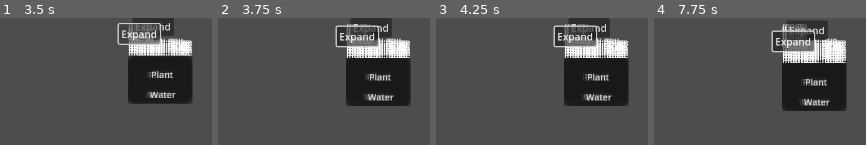
Above: before the commit, frames 1-4 (left to right).
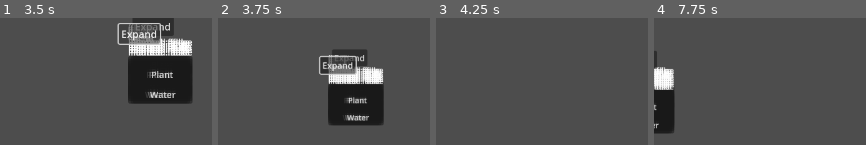
Above: after the commit, the same moments.

Repository: AtkinTC/Godot-Garden
Game: Godot game, scene res://Scenes/main.tscn
Two runs of this game, one before a commit and one after it. Both use one fixed random seed, a clock stepped at 60 frames per second and the inputs below.
Inputs (mouse positions are in pixels of both pictures, inside the frame that each line leads up to):
- Up to frame 1 (3.5 s): click "Plant" at 0.5 s; click "Water" at 1.25 s; click "Expand" at 2 s; click "Expand" at 2.75 s
- Up to frame 2 (3.75 s): tap Enter at 3.5 s; move the mouse to (outside the picture) at 3.52 s; hold Right (ui_right) from 3.53 s (still down); tap Mouse wheel up (zoom_in, bound only after the commit) at 3.6 s
- Up to frame 3 (4.25 s): keep holding Right (ui_right); tap Mouse wheel down (zoom_out, bound only after the commit) at 3.8 s
- Up to frame 4 (7.75 s): move the mouse to (outside the picture) at 4.27 s; release Right (ui_right) at 4.28 s; hold Down (ui_down) 4.28-5.03 s; tap Mouse wheel down (zoom_out, bound only after the commit) at 4.35, 5.3, 5.85, 6.8, 7.35 s; tap Mouse wheel up (zoom_in, bound only after the commit) at 4.55, 5.1, 6.05, 6.6, 7.55 s; tap Space at 5, 6.5 s; move the mouse to (outside the picture) at 5.02 s; hold Right (ui_right) 5.03-5.78 s; tap Enter at 5.75, 7.25 s; move the mouse to (outside the picture) at 5.77 s; hold Up (ui_up) 5.78-6.53 s; move the mouse to (outside the picture) at 6.52 s; hold Left (ui_left) from 6.53 s (still down); move the mouse to (outside the picture) at 7.27 s

Frame 1 is identical in both runs. In frame 2, 24% of the frame differs, in the area x 47-92%, y 0-85%; in frame 3, 19%; in frame 4, 24%, in the area x 0-92%, y 2-92%.

Commit message:
added camera movement and zoom

Diff:
--- a/Scenes/main.tscn
+++ b/Scenes/main.tscn
@@ -1,8 +1,9 @@
-[gd_scene load_steps=4 format=3 uid="uid://53bpycblil5h"]
+[gd_scene load_steps=5 format=3 uid="uid://53bpycblil5h"]
 
 [ext_resource type="Script" path="res://Scenes/main.gd" id="1_83mxw"]
 [ext_resource type="Script" path="res://Scenes/Garden/GardenGrid.gd" id="2_754aq"]
 [ext_resource type="PackedScene" uid="uid://cuexouewhieoc" path="res://Scenes/Garden/GardenPlotNode.tscn" id="2_klh75"]
+[ext_resource type="Script" path="res://Scripts/Camera.gd" id="4_sbgaj"]
 
 [node name="Main" type="Node2D"]
 script = ExtResource( "1_83mxw" )
@@ -99,6 +100,9 @@
 [node name="Camera" type="Camera2D" parent="."]
 position = Vector2(640, 360)
 current = true
+script = ExtResource( "4_sbgaj" )
+min_zoom = 0.25
+max_zoom = 1.0
 
 [connection signal="item_selected" from="UI/H/LPanel/SeedsList" to="." method="_on_seeds_list_item_selected"]
 [connection signal="pressed" from="GardenNode/GardenGrid/UIGrid/Right/ExpandRightButton" to="GardenNode/GardenGrid" method="_on_expand_right_button_pressed"]
--- /dev/null
+++ b/Scripts/Camera.gd
@@ -0,0 +1,65 @@
+extends Camera2D
+
+@export var left_action : String = "ui_left"
+@export var right_action : String = "ui_right"
+@export var up_action :String = "ui_up"
+@export var down_action : String= "ui_down"
+@export var zoom_in_action :String = "zoom_in"
+@export var zoom_out_action : String= "zoom_out"
+
+@export var max_speed := 500.0
+@export_range(0.0, 1.0) var acceleration := 1.0
+@export_range(0.0, 1.0) var deceleration := 0.1
+
+var move_direction := Vector2.ZERO
+var move_speed = Vector2.ZERO
+
+@export_range(0.0, 10.0) var min_zoom : float = 0.5
+@export_range(0.0, 10.0) var max_zoom : float = 2.0
+@export_range(0.0, 10.0) var zoom_level : float = 1.0
+
+@export_range(0.0, 10.0) var max_zoom_speed := 0.025
+@export_range(0.0, 1.0) var zoom_acceleration := 0.25
+@export_range(0.0, 1.0) var zoom_deceleration := 0.1
+
+var zoom_direction := 0.0
+var zoom_speed := 0.0
+
+# Called when the node enters the scene tree for the first time.
+func _ready():
+	pass # Replace with function body.
+
+func _process(_delta):
+	var adj_max_speed = max_speed / zoom_level
+
+	##Camera Movement
+	var offset = adj_max_speed * acceleration * move_direction
+
+	move_speed.x = clamp(move_speed.x + offset.x, -adj_max_speed, adj_max_speed)
+	move_speed.y = clamp(move_speed.y + offset.y, -adj_max_speed, adj_max_speed)
+
+	if move_direction.x == 0:
+		move_speed.x *= (1.0 - deceleration)
+	if move_direction.y == 0:
+		move_speed.y *= (1.0 - deceleration)
+
+	global_translate(move_speed * _delta)
+
+	##Camera Zoom
+	var zoom_offset = max_zoom_speed * zoom_acceleration * zoom_direction
+	zoom_speed = clamp(zoom_speed + zoom_offset, -max_zoom_speed, max_zoom_speed)
+
+	if(is_equal_approx(zoom_direction, 0)):
+		if(abs(zoom_speed) < 0.001):
+			zoom_speed = 0.0
+		else:
+			zoom_speed *= (1.0 - zoom_deceleration)
+
+	zoom_level = clamp(zoom_level + zoom_speed, min_zoom, max_zoom)
+	set_zoom(Vector2(zoom_level, zoom_level))
+
+
+func _input(event):
+	move_direction.x = Input.get_action_strength(right_action) - Input.get_action_strength(left_action)
+	move_direction.y = Input.get_action_strength(down_action) - Input.get_action_strength(up_action)
+	zoom_direction = Input.get_action_strength(zoom_out_action) - Input.get_action_strength(zoom_in_action)
--- a/project.godot
+++ b/project.godot
@@ -46,6 +46,21 @@
 window/size/viewport_width=1280
 window/size/viewport_height=720
 
+[input]
+
+zoom_in={
+"deadzone": 0.5,
+"events": [Object(InputEventMouseButton,"resource_local_to_scene":false,"resource_name":"","device":0,"window_id":0,"store_command":true,"alt_pressed":false,"shift_pressed":false,"meta_pressed":false,"command_pressed":false,"button_mask":8,"position":Vector2(174, 92),"global_position":Vector2(174, 92),"factor":1.0,"button_index":4,"pressed":true,"double_click":false,"script":null)
+, Object(InputEventKey,"resource_local_to_scene":false,"resource_name":"","device":0,"window_id":0,"store_command":true,"alt_pressed":false,"shift_pressed":false,"meta_pressed":false,"command_pressed":false,"pressed":false,"keycode":0,"physical_keycode":90,"unicode":0,"echo":false,"script":null)
+]
+}
+zoom_out={
+"deadzone": 0.5,
+"events": [Object(InputEventMouseButton,"resource_local_to_scene":false,"resource_name":"","device":0,"window_id":0,"store_command":true,"alt_pressed":false,"shift_pressed":false,"meta_pressed":false,"command_pressed":false,"button_mask":16,"position":Vector2(197, 115),"global_position":Vector2(197, 115),"factor":1.0,"button_index":5,"pressed":true,"double_click":false,"script":null)
+, Object(InputEventKey,"resource_local_to_scene":false,"resource_name":"","device":0,"window_id":0,"store_command":true,"alt_pressed":false,"shift_pressed":false,"meta_pressed":false,"command_pressed":false,"pressed":false,"keycode":0,"physical_keycode":88,"unicode":0,"echo":false,"script":null)
+]
+}
+
 [rendering]
 
 vulkan/rendering/back_end=1
